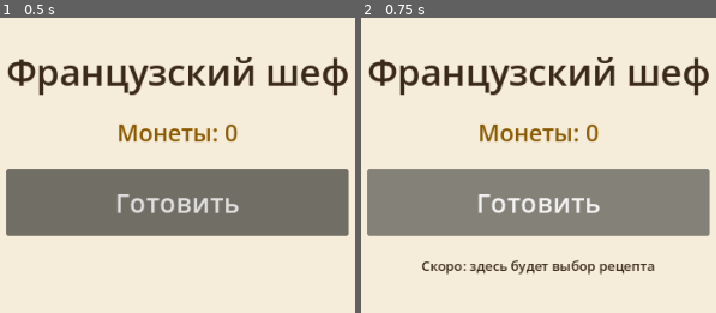
Above: before the commit, frames 1-2 (left to right).
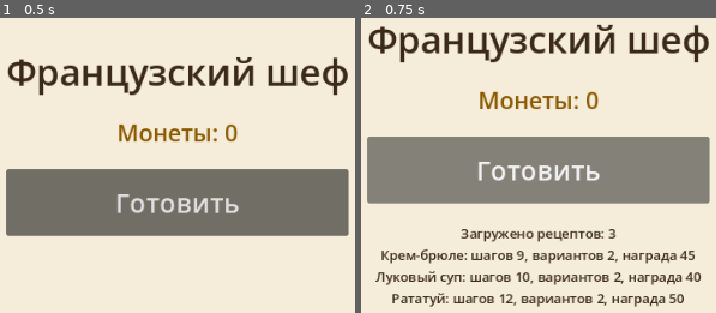
Above: after the commit, the same moments.

Repository: makedonski792-dot/Cheef-NAT
Game: Godot game, scene res://scenes/main_menu.tscn
The game is run twice, just before and just after one commit, with the same random seed, the same clock (stepped at 60 frames per second) and the same inputs.
Inputs:
- Up to frame 1 (0.5 s): no input
- Up to frame 2 (0.75 s): click "Готовить" at 0.5 s

Frame 1 is identical in both runs. In frame 2, 38% of the frame differs, in the area x 1-99%, y 2-98%.

Commit message:
Шаг 2: ингредиенты и 3 нелинейных рецепта в JSON, загрузчик с проверкой
Co-Authored-By: Claude Sonnet 5.5 <noreply@anthropic.com>

Diff:
--- /dev/null
+++ b/data/ingredients.json
@@ -0,0 +1,20 @@
+{
+	"onion": {"name": "Лук", "emoji": "🧅"},
+	"butter": {"name": "Сливочное масло", "emoji": "🧈"},
+	"beef_broth": {"name": "Говяжий бульон", "emoji": "🍲"},
+	"white_wine": {"name": "Белое вино", "emoji": "🍷"},
+	"baguette": {"name": "Багет", "emoji": "🥖"},
+	"gruyere": {"name": "Сыр грюйер", "emoji": "🧀"},
+	"eggplant": {"name": "Баклажан", "emoji": "🍆"},
+	"zucchini": {"name": "Кабачок", "emoji": "🥒"},
+	"tomato": {"name": "Помидор", "emoji": "🍅"},
+	"bell_pepper": {"name": "Болгарский перец", "emoji": "🫑"},
+	"garlic": {"name": "Чеснок", "emoji": "🧄"},
+	"olive_oil": {"name": "Оливковое масло", "emoji": "🫒"},
+	"thyme": {"name": "Тимьян", "emoji": "🌿"},
+	"cream": {"name": "Сливки", "emoji": "🥛"},
+	"egg_yolk": {"name": "Яичные желтки", "emoji": "🥚"},
+	"sugar": {"name": "Сахар", "emoji": "🍬"},
+	"vanilla": {"name": "Ваниль", "emoji": "🌼"},
+	"coffee": {"name": "Кофе", "emoji": "☕"}
+}
--- /dev/null
+++ b/data/recipes/creme_brulee.json
@@ -0,0 +1,32 @@
+{
+	"id": "creme_brulee",
+	"name": "Крем-брюле",
+	"description": "Десерт для гостя: нежный ванильный крем и хрустящая карамельная корочка.",
+	"base_reward": 45,
+	"ingredients": ["cream", "egg_yolk", "sugar", "vanilla", "coffee"],
+	"steps": [
+		{"id": "heat_cream", "text": "Нагреть сливки с ванилью", "requires": []},
+		{"id": "infuse_coffee", "text": "Настоять сливки с кофейными зёрнами", "requires": ["heat_cream"], "blocked_by": ["temper"]},
+		{"id": "whisk_yolks", "text": "Взбить желтки с сахаром", "requires": []},
+		{"id": "temper", "text": "Влить горячие сливки в желтки тонкой струйкой", "requires": ["heat_cream", "whisk_yolks"]},
+		{"id": "strain", "text": "Процедить крем", "requires": ["temper"]},
+		{"id": "bake_bath", "text": "Запечь на водяной бане", "requires": ["strain"]},
+		{"id": "chill", "text": "Охладить в холодильнике", "requires": ["bake_bath"]},
+		{"id": "sugar_top", "text": "Посыпать сахаром сверху", "requires": ["chill"]},
+		{"id": "torch", "text": "Карамелизировать корочку горелкой", "requires": ["sugar_top"]}
+	],
+	"variants": [
+		{
+			"id": "vanilla",
+			"name": "Классический ванильный",
+			"needs": ["heat_cream", "whisk_yolks", "temper", "strain", "bake_bath", "chill", "sugar_top", "torch"],
+			"bonus": 0
+		},
+		{
+			"id": "coffee",
+			"name": "Кофейный",
+			"needs": ["heat_cream", "infuse_coffee", "whisk_yolks", "temper", "strain", "bake_bath", "chill", "sugar_top", "torch"],
+			"bonus": 10
+		}
+	]
+}
--- /dev/null
+++ b/data/recipes/onion_soup.json
@@ -0,0 +1,33 @@
+{
+	"id": "onion_soup",
+	"name": "Луковый суп",
+	"description": "Гость просит классический французский луковый суп с хрустящим сырным гренком.",
+	"base_reward": 40,
+	"ingredients": ["onion", "butter", "beef_broth", "white_wine", "baguette", "gruyere"],
+	"steps": [
+		{"id": "slice_onion", "text": "Тонко нарезать лук", "requires": []},
+		{"id": "melt_butter", "text": "Растопить масло в кастрюле", "requires": []},
+		{"id": "slice_bread", "text": "Нарезать багет ломтиками", "requires": []},
+		{"id": "grate_cheese", "text": "Натереть грюйер", "requires": []},
+		{"id": "caramelize_onion", "text": "Карамелизировать лук до золотистого цвета", "requires": ["slice_onion", "melt_butter"]},
+		{"id": "deglaze_wine", "text": "Добавить белое вино и выпарить", "requires": ["caramelize_onion"], "blocked_by": ["add_broth"]},
+		{"id": "add_broth", "text": "Влить говяжий бульон", "requires": ["caramelize_onion"]},
+		{"id": "simmer", "text": "Томить суп на слабом огне", "requires": ["add_broth"]},
+		{"id": "toast_bread", "text": "Подсушить багет в духовке", "requires": ["slice_bread"]},
+		{"id": "gratinate", "text": "Запечь суп с гренком и сыром под грилем", "requires": ["simmer", "toast_bread", "grate_cheese"]}
+	],
+	"variants": [
+		{
+			"id": "classic",
+			"name": "Классический",
+			"needs": ["slice_onion", "melt_butter", "slice_bread", "grate_cheese", "caramelize_onion", "add_broth", "simmer", "toast_bread", "gratinate"],
+			"bonus": 0
+		},
+		{
+			"id": "with_wine",
+			"name": "С белым вином",
+			"needs": ["slice_onion", "melt_butter", "slice_bread", "grate_cheese", "caramelize_onion", "deglaze_wine", "add_broth", "simmer", "toast_bread", "gratinate"],
+			"bonus": 15
+		}
+	]
+}
--- /dev/null
+++ b/data/recipes/ratatouille.json
@@ -0,0 +1,35 @@
+{
+	"id": "ratatouille",
+	"name": "Рататуй",
+	"description": "Гость хочет овощное блюдо из Прованса. Можно потушить овощи по-деревенски или выложить их красивой спиралью.",
+	"base_reward": 50,
+	"ingredients": ["eggplant", "zucchini", "tomato", "bell_pepper", "onion", "garlic", "olive_oil", "thyme"],
+	"steps": [
+		{"id": "slice_eggplant", "text": "Нарезать баклажан", "requires": []},
+		{"id": "slice_zucchini", "text": "Нарезать кабачок", "requires": []},
+		{"id": "slice_tomato", "text": "Нарезать помидоры", "requires": []},
+		{"id": "slice_pepper", "text": "Нарезать болгарский перец", "requires": []},
+		{"id": "slice_onion", "text": "Нарезать лук и чеснок", "requires": []},
+		{"id": "heat_oil", "text": "Разогреть оливковое масло", "requires": []},
+		{"id": "saute_base", "text": "Обжарить лук, чеснок и перец", "requires": ["heat_oil", "slice_onion", "slice_pepper"]},
+		{"id": "add_veg", "text": "Добавить баклажан, кабачок и помидоры", "requires": ["saute_base", "slice_eggplant", "slice_zucchini", "slice_tomato"]},
+		{"id": "stew", "text": "Тушить овощи под крышкой", "requires": ["add_veg"]},
+		{"id": "layer_veg", "text": "Выложить овощи спиралью поверх соуса", "requires": ["saute_base", "slice_eggplant", "slice_zucchini", "slice_tomato"]},
+		{"id": "bake", "text": "Запечь в духовке", "requires": ["layer_veg"]},
+		{"id": "add_thyme", "text": "Посыпать тимьяном", "requires": ["saute_base"]}
+	],
+	"variants": [
+		{
+			"id": "stewed",
+			"name": "Тушёный (деревенский)",
+			"needs": ["slice_eggplant", "slice_zucchini", "slice_tomato", "slice_pepper", "slice_onion", "heat_oil", "saute_base", "add_veg", "stew", "add_thyme"],
+			"bonus": 0
+		},
+		{
+			"id": "byaldi",
+			"name": "Конфи байялди (спиралью)",
+			"needs": ["slice_eggplant", "slice_zucchini", "slice_tomato", "slice_pepper", "slice_onion", "heat_oil", "saute_base", "layer_veg", "bake", "add_thyme"],
+			"bonus": 25
+		}
+	]
+}
--- a/scenes/main_menu.gd
+++ b/scenes/main_menu.gd
@@ -53,4 +53,11 @@
 
 # Вызывается при нажатии на кнопку «Готовить»
 func _on_cook_pressed() -> void:
-	_info_label.text = "Скоро: здесь будет выбор рецепта"
+	# Временная проверка шага 2: показываем, какие рецепты загрузились
+	var recipes := RecipeLoader.load_recipes()
+	var lines: Array[String] = []
+	for recipe in recipes:
+		lines.append("%s: шагов %d, вариантов %d, награда %d" % [
+			recipe["name"], recipe["steps"].size(), recipe["variants"].size(), recipe["base_reward"]
+		])
+	_info_label.text = "Загружено рецептов: %d\n%s" % [recipes.size(), "\n".join(lines)]
--- /dev/null
+++ b/scripts/recipe_loader.gd
@@ -0,0 +1,72 @@
+class_name RecipeLoader
+extends RefCounted
+# Загрузчик данных: читает ингредиенты и рецепты из JSON-файлов.
+# Чтобы добавить рецепт, достаточно положить новый .json в папку data/recipes/.
+
+const INGREDIENTS_PATH := "res://data/ingredients.json"
+const RECIPES_DIR := "res://data/recipes"
+
+
+# Возвращает словарь ингредиентов: id -> {name, emoji}
+static func load_ingredients() -> Dictionary:
+	var data = _read_json(INGREDIENTS_PATH)
+	if data is Dictionary:
+		return data
+	return {}
+
+
+# Возвращает массив рецептов (каждый рецепт — словарь из JSON)
+static func load_recipes() -> Array:
+	var recipes: Array = []
+	var dir := DirAccess.open(RECIPES_DIR)
+	if dir == null:
+		push_error("Не удалось открыть папку с рецептами: " + RECIPES_DIR)
+		return recipes
+
+	for file_name in dir.get_files():
+		if not file_name.ends_with(".json"):
+			continue
+		var recipe = _read_json(RECIPES_DIR + "/" + file_name)
+		if recipe is Dictionary and _is_valid(recipe, file_name):
+			recipes.append(recipe)
+
+	# Сортируем по названию, чтобы порядок в меню был одинаковым
+	recipes.sort_custom(func(a, b): return a["name"] < b["name"])
+	return recipes
+
+
+# Читает JSON-файл. Если файл сломан, пишет понятную ошибку и возвращает null
+static func _read_json(path: String):
+	var file := FileAccess.open(path, FileAccess.READ)
+	if file == null:
+		push_error("Не удалось открыть файл: " + path)
+		return null
+	var parsed = JSON.parse_string(file.get_as_text())
+	if parsed == null:
+		push_error("Файл содержит ошибку в JSON: " + path)
+	return parsed
+
+
+# Проверяет, что в рецепте есть все нужные поля и ссылки на шаги верные
+static func _is_valid(recipe: Dictionary, file_name: String) -> bool:
+	for key in ["id", "name", "base_reward", "steps", "variants"]:
+		if not recipe.has(key):
+			push_error("В %s нет поля '%s'" % [file_name, key])
+			return false
+
+	var step_ids := {}
+	for step in recipe["steps"]:
+		step_ids[step["id"]] = true
+
+	for step in recipe["steps"]:
+		for dep in step.get("requires", []) + step.get("blocked_by", []):
+			if not step_ids.has(dep):
+				push_error("В %s шаг '%s' ссылается на неизвестный шаг '%s'" % [file_name, step["id"], dep])
+				return false
+
+	for variant in recipe["variants"]:
+		for needed in variant["needs"]:
+			if not step_ids.has(needed):
+				push_error("В %s вариант '%s' требует неизвестный шаг '%s'" % [file_name, variant["id"], needed])
+				return false
+	return true
Not shown, added: scripts/recipe_loader.gd.uid
Not shown, changed: README.md
